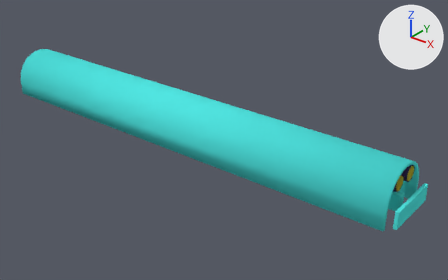
The Blender file zUMHbies_blender/Fluorescente/fluorescente.blend, before and after one commit.
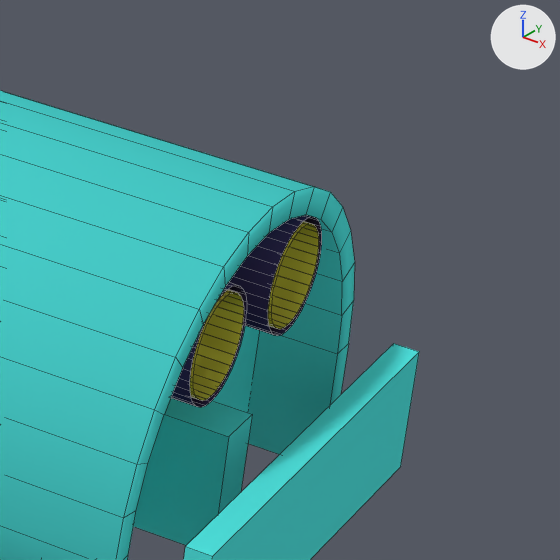
Each version is shown whole from a camera (50 mm lens) standing at (1.251, -1.36, 0.832) and looking at (0.125, 0.047, -0.041), then close up on the part from 82% to 100% of the width and 48% to 76% of the height. The lights are fixed; the arrows at upper right show +X, +Y and +Z. The close-ups show mesh edges as thin lines.

The first close-up shows 'Carcasa', 'Fluorescente', 'RejillaGrande', 'RejillaPequeña'.
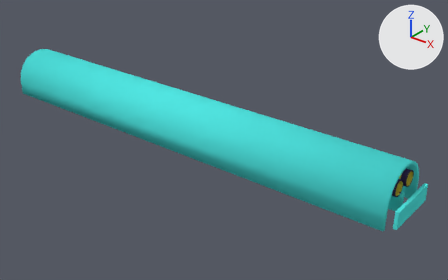
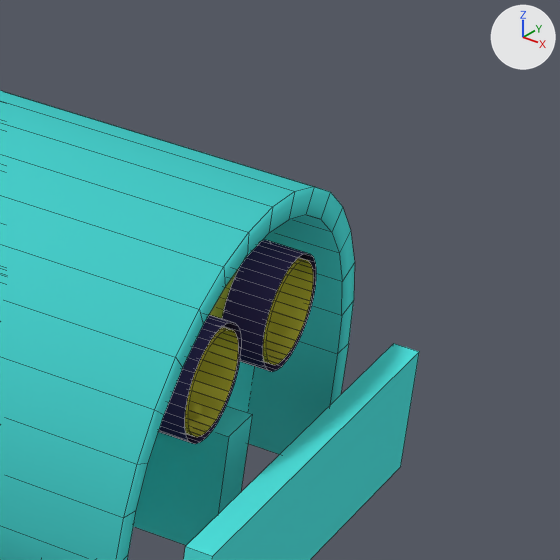
The change, as a list of edits to the scene's bpy script:
```text
Change ob_fluorescente:
    ob_fluorescente.location: (0.0, -0.0325, 0.058) -> (0.0, -0.0325, 0.043)
```

Where the change shows, as pixel boxes (x1, y1, x2, y2) in the close-ups (560 x 560 px):
'Fluorescente', moved: before (171, 215, 322, 407); after (159, 240, 316, 444)
